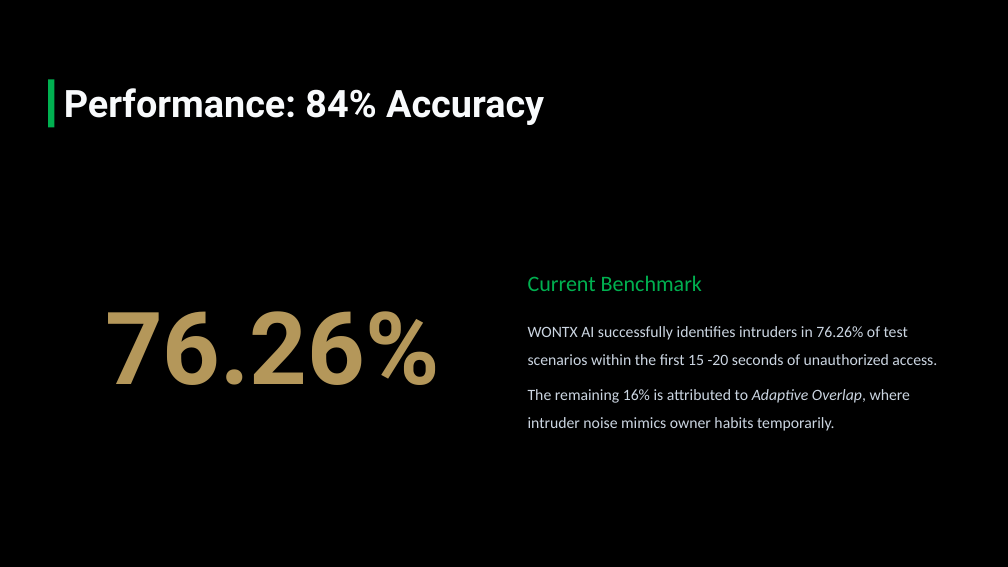
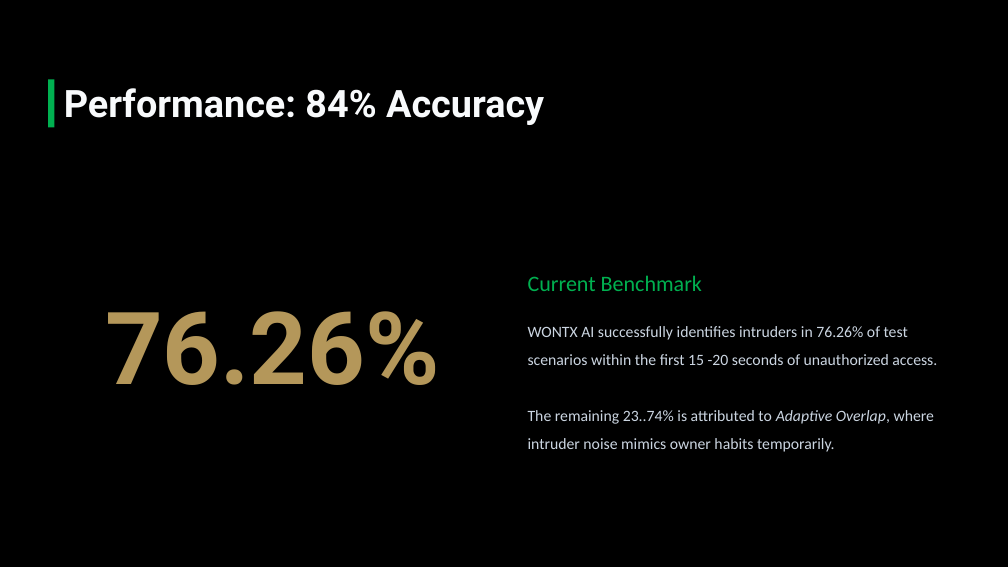
Before and after one commit to dreams-from-dust/AI_model_wontx, a slide deck: slide 16 of docs/wontx_ai_presentation.pptx. Drawn at 1008x567 pixels with LibreOffice and Linux fonts; fonts in the diff are those of the drawing; background and template pictures are left out. Boxes give left, top, right and bottom in pixels: in the first picture for what was removed or moved away, otherwise in the second. Text is boxed around its words. In the diff, an @@ line names an element or a change of style, - is before the commit and + after.

```diff
--- a/docs/wontx_ai_presentation.pptx
+++ b/docs/wontx_ai_presentation.pptx
@@ text at bbox=[528, 410, 934, 452]: text changed @@
-The remaining 16% is attributed to Adaptive Overlap, where intruder noise mimics owner habits temporarily.
+The remaining 23..74% is attributed to Adaptive Overlap, where intruder noise mimics owner habits temporarily.
```
Also in this commit, not shown: 5 other slides changed, 1 other file.
